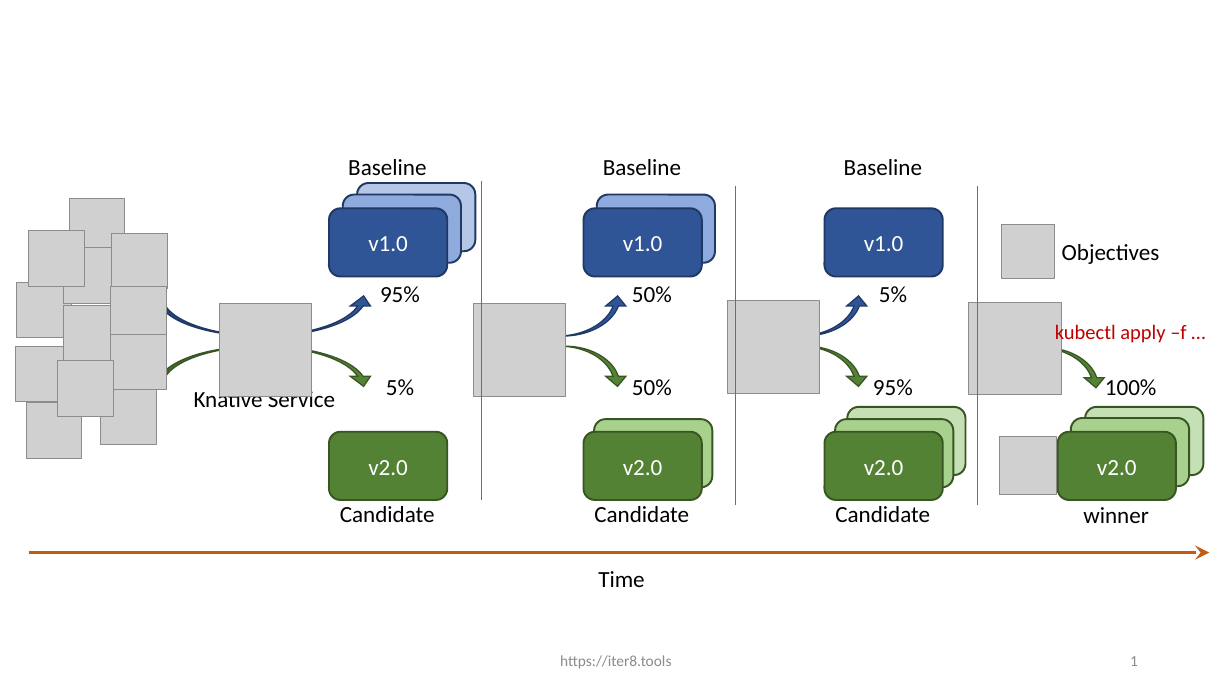
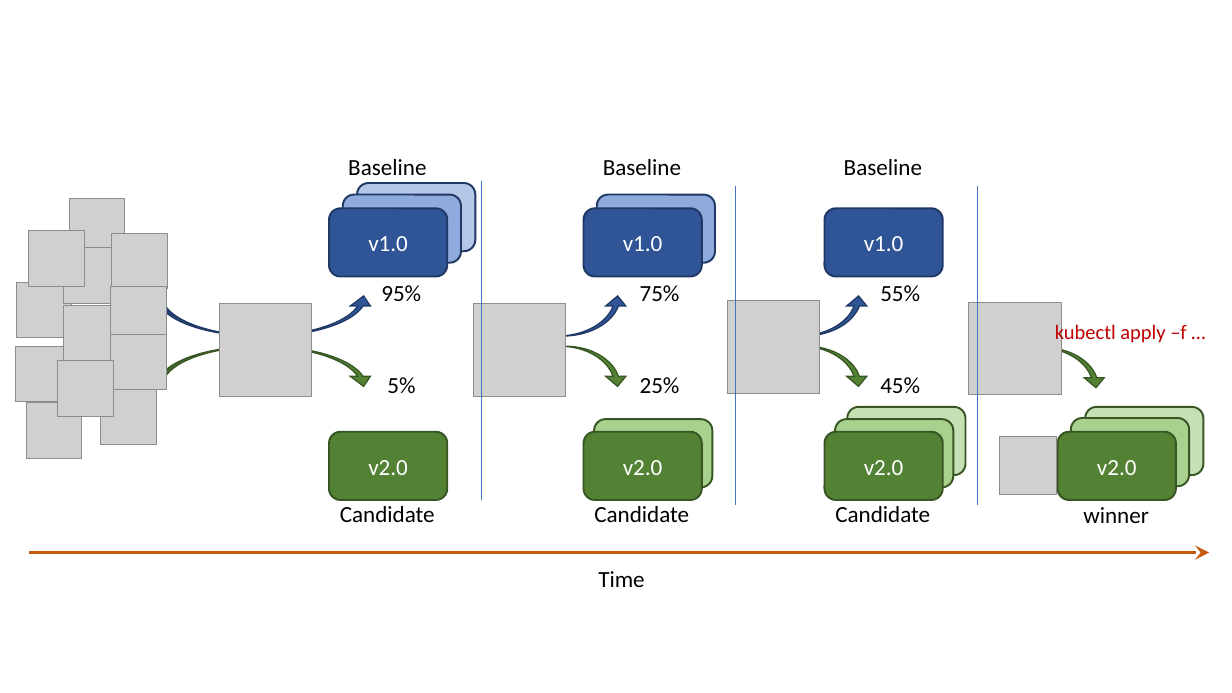
Before and after one commit to iter8-tools/iter8, a slide deck: slide 1 of mkdocs/docs/images/src/canary-progressive-kubectl.pptx. Drawn at 1232x693 pixels with LibreOffice and Linux fonts; fonts in the diff are those of the drawing; grey boxes stand for pictures. Boxes give left, top, right and bottom in pixels: in the first picture for what was removed or moved away, otherwise in the second. Text is boxed around its words. In the diff, an @@ line names an element or a change of style, - is before the commit and + after.

```diff
--- a/mkdocs/docs/images/src/canary-progressive-kubectl.pptx
+++ b/mkdocs/docs/images/src/canary-progressive-kubectl.pptx
@@ rectangle: place and size @@
-rectangle at [0,110,1232,623]
+rectangle at [15,148,1215,597]
@@ picture removed at [1001,225,1055,278] @@
@@ text removed at [1062,244,1160,264] @@
-Objectives
@@ text removed at [632,286,672,302] @@
-50%
@@ text added at [640,285,680,301], 18 pt, text #000000 @@
+75%
@@ text removed at [879,286,907,302] @@
-5%
@@ text added at [880,285,920,301], 18 pt, text #000000 @@
+55%
@@ text removed at [194,388,335,407] @@
-Knative Service
@@ text removed at [632,379,672,395] @@
-50%
@@ text added at [640,377,680,393], 18 pt, text #000000 @@
+25%
@@ text removed at [873,379,913,395] @@
-95%
@@ text added at [880,377,920,393], 18 pt, text #000000 @@
+45%
@@ text removed at [1105,377,1157,395] @@
-100%
@@ text removed at [560,655,671,669] @@
-https://iter8.tools
@@ page number removed at [1130,656,1138,666] @@
-1
```
Also in this commit, not shown: 52 other files.
